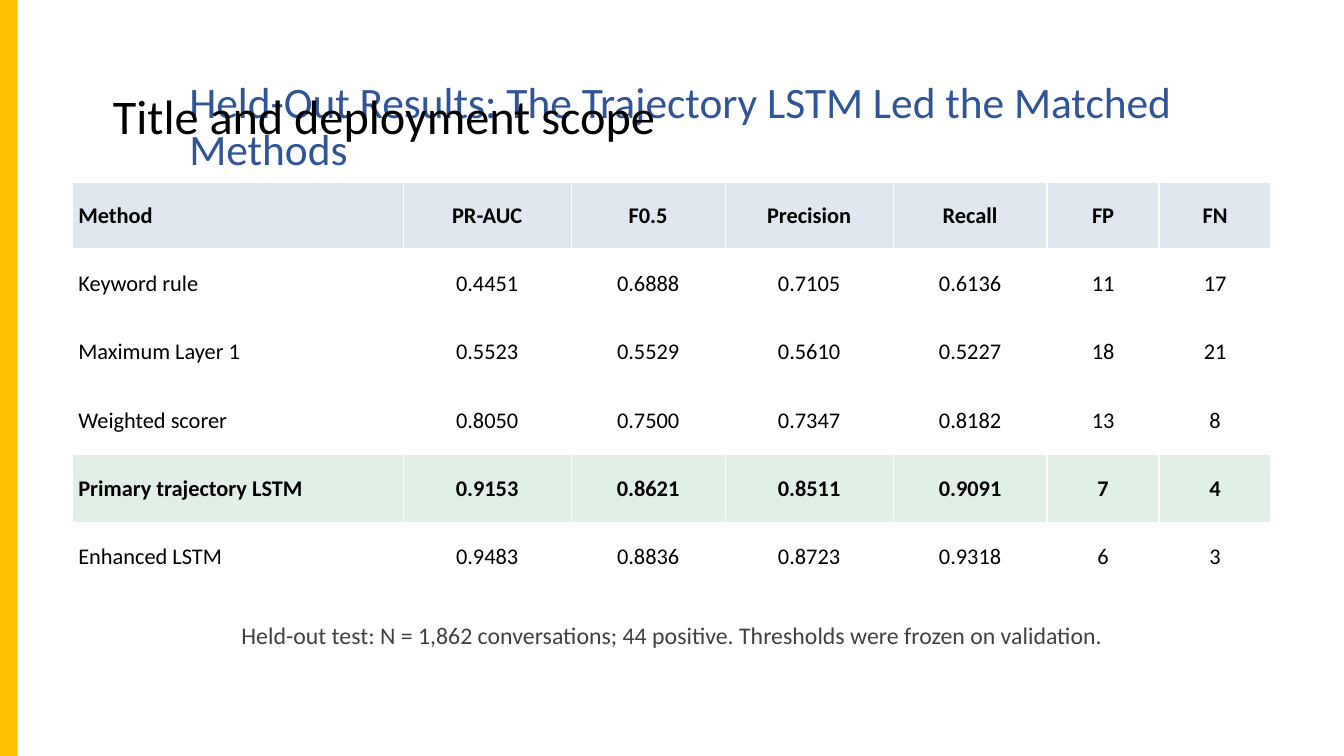
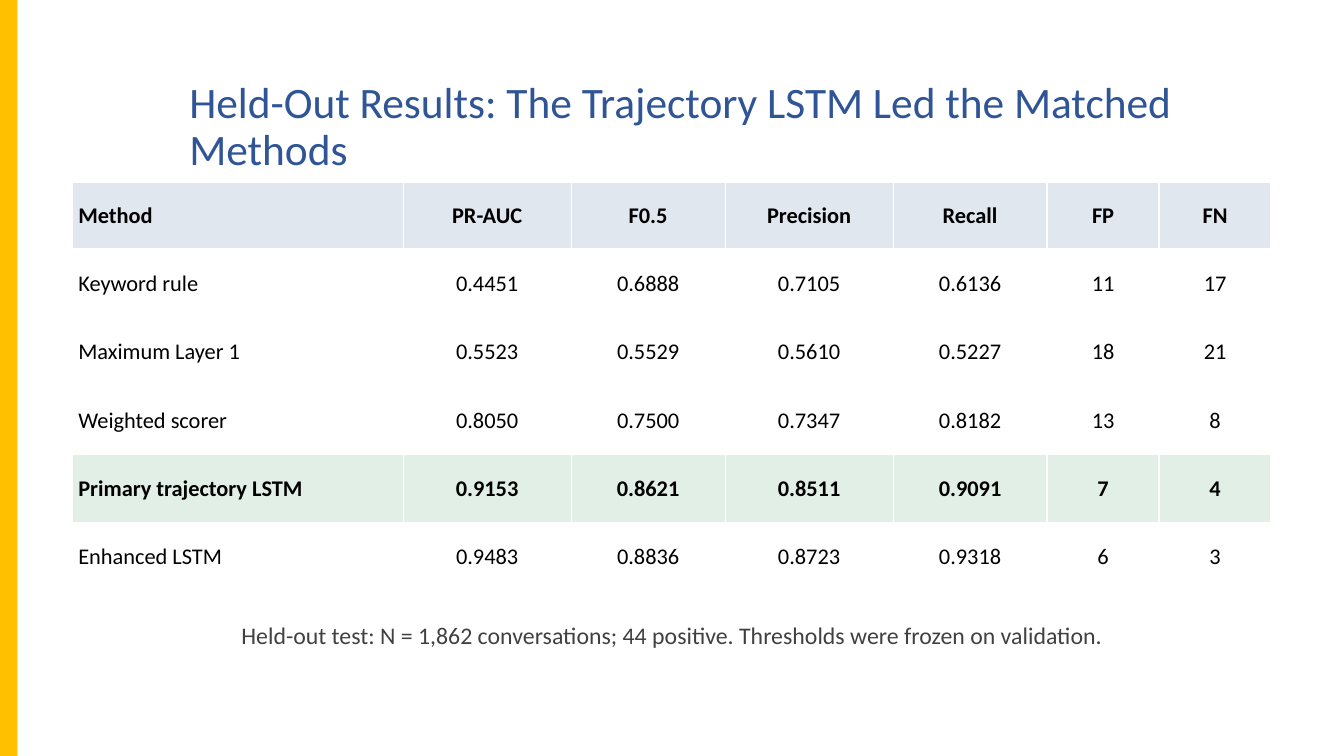
Before and after one commit to apcjomaala1/THESIS, a slide deck: slide 21 of WASD - Thesis 2 - final revised.pptx. Drawn at 1344x756 pixels with LibreOffice and Linux fonts; fonts in the diff are those of the drawing; background and template pictures are left out. Boxes give left, top, right and bottom in pixels: in the first picture for what was removed or moved away, otherwise in the second. Text is boxed around its words. In the diff, an @@ line names an element or a change of style, - is before the commit and + after.

```diff
--- a/WASD - Thesis 2 - final revised.pptx
+++ b/WASD - Thesis 2 - final revised.pptx
@@ title removed at (113, 93, 655, 146) @@
-Title and deployment scope
```
Also in this commit, not shown: 15 other slides changed, 5 slides removed, 14 other files.
